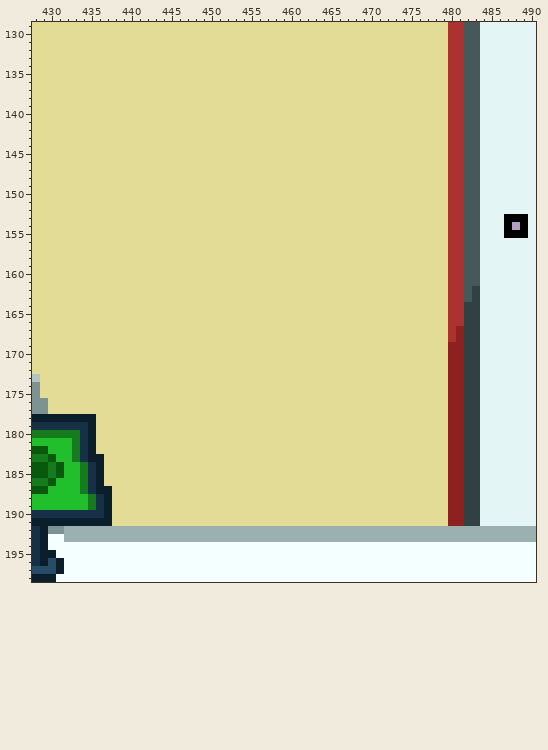
Edited in one commit: pixel-art file (Aseprite/Main Background/Convenience Store/ConvienceStoreAltB.aseprite). That is the earlier state.
512x288 pixels, 1 frame. Colours within 5 levels of each other are drawn and written as one. Shown: x 428..490, y 129..198.
Once edited:
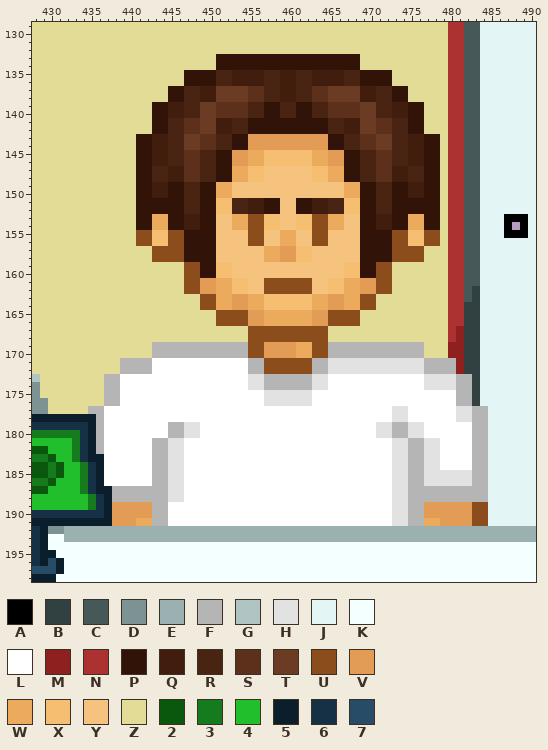
Palette (. is transparent): A #000000  B #314040  C #475858  D #7d9393  E #9bb1b1  F #b5b5b5  G #b0c4c4  H #e2e2e2  J #e3f5f5  K #f4ffff  L #ffffff  M #8e2020  N #ac3232  P #311407  Q #401d0d  R #4a2413  S #5d301b  T #6c3b24  U #8a4d1b  V #e39c55  W #ecaa5d  X #f5be71  Y #f5c37d  Z #e2dc97  2 #09580e  3 #167b1c  4 #22bf2c  5 #0b1e2c  6 #163145  7 #264c67
Difference:
layer "Layer 6" added
Changed rows in their new state; - is an unchanged pixel.
Layer "Layer 6":
first column x 435:
133 ----------------PPPPPPPPPPPPPPPPPP----------------
134 ----------------PPPPPPPPPPPPPPPPPP----------------
135 ------------PPPPRRQQQQRRQQRRQQQQRRPPPP------------
136 ------------PPPPRRQQQQRRQQRRQQQQRRPPPP------------
137 ----------PPRRQQTTTTSSRRQQRRSSTTTTQQRRPP----------
138 ----------PPRRQQTTTTSSRRQQRRSSTTTTQQRRPP----------
139 --------PPQQRRTTSSSSRRPPRRPPRRSSSSTTRRQQPP--------
140 --------PPQQRRTTSSSSRRPPRRPPRRSSSSTTRRQQPP--------
141 --------PPRRSSTTQQRRPPPPPPPPPPRRQQTTSSRRPP--------
142 --------PPRRSSTTQQRRPPPPPPPPPPRRQQTTSSRRPP--------
143 ------PPQQRRTTSSRRPPVVVVVVVVVVPPRRSSTTRRQQPP------
144 ------PPQQRRTTSSRRPPVVVVVVVVVVPPRRSSTTRRQQPP------
145 ------PPQQRRSSRRPPVVWWXXXXXXWWVVPPRRSSRRQQPP------
146 ------PPQQRRSSRRPPVVWWXXXXXXWWVVPPRRSSRRQQPP------
147 ------PPRRQQSSRRPPWWXXYYYYYYXXWWPPRRSSQQRRPP------
148 ------PPRRQQSSRRPPWWXXYYYYYYXXWWPPRRSSQQRRPP------
149 ------PPQQPPRRPPWWYYYYYYYYYYYYYYWWPPRRPPQQPP------
150 ------PPQQPPRRPPWWYYYYYYYYYYYYYYWWPPRRPPQQPP------
151 ------PPPPPPRRPPXXRRQQPPYYPPQQRRXXPPRRPPPPPP------
152 ------PPPPPPRRPPXXRRQQPPYYPPQQRRXXPPRRPPPPPP------
153 ------PPWWPPQQPPYYWWUUXXYYXXUUWWYYPPQQPPWWPP------
154 ------PPWWPPQQPPYYWWUUXXYYXXUUWWYYPPQQPPWWPP------
155 ------UUXXUUPPPPYYYYUUYYWWYYUUYYYYPPPPUUXXUU------
156 ------UUXXUUPPPPYYYYUUYYWWYYUUYYYYPPPPUUXXUU------
157 --------UUUUPPPPYYYYYYWWVVXXYYYYYYPPPPUUUU--------
158 --------UUUUPPPPYYYYYYWWVVXXYYYYYYPPPPUUUU--------
159 ------------UUPPXXYYYYYYYYYYYYYYXXPPUU------------
160 ------------UUPPXXYYYYYYYYYYYYYYXXPPUU------------
161 ------------UUVVWWXXYYUUUUUUYYXXWWVVUU------------
162 ------------UUVVWWXXYYUUUUUUYYXXWWVVUU------------
163 --------------UUWWVVWWXXXXXXWWVVWWUU--------------
164 --------------UUWWVVWWXXXXXXWWVVWWUU--------------
165 ----------------UUUUVVWWWWWWVVUUUU----------------
166 ----------------UUUUVVWWWWWWVVUUUU----------------
167 --------------------UUUUUUUUUU--------------------
168 --------------------UUUUUUUUUU--------------------
169 --------FFFFFFFFFFFFUUVVVVWWUUFFFFFFFFFFFF--------
170 --------FFFFFFFFFFFFUUVVVVWWUUFFFFFFFFFFFF--------
171 ----FFFFLLLLLLLLLLLLFFUUUUUUFFHHHHHHHHHHHHFFFF----
172 ----FFFFLLLLLLLLLLLLFFUUUUUUFFHHHHHHHHHHHHFFFF----
173 --FFLLLLLLLLLLLLLLLLHHFFFFFFHHLLLLLLLLLLLLHHHHFF--
174 --FFLLLLLLLLLLLLLLLLHHFFFFFFHHLLLLLLLLLLLLHHHHFF--
175 --FFLLLLLLLLLLLLLLLLLLHHHHHHLLLLLLLLLLLLLLLLLLFF--
176 --FFLLLLLLLLLLLLLLLLLLHHHHHHLLLLLLLLLLLLLLLLLLFF--
177 FFLLLLLLLLLLLLLLLLLLLLLLLLLLLLLLLLLLLLHHLLLLLLHHFF
178 -FLLLLLLLLLLLLLLLLLLLLLLLLLLLLLLLLLLLLHHLLLLLLHHFF
179 -FLLLLLLLLFFHHLLLLLLLLLLLLLLLLLLLLLLHHFFHHLLLLLLFF
180 -FLLLLLLLLFFHHLLLLLLLLLLLLLLLLLLLLLLHHFFHHLLLLLLFF
181 -FLLLLLLFFHHLLLLLLLLLLLLLLLLLLLLLLLLLLHHFFHHLLLLFF
182 -FLLLLLLFFHHLLLLLLLLLLLLLLLLLLLLLLLLLLHHFFHHLLLLFF
183 --LLLLLLFFHHLLLLLLLLLLLLLLLLLLLLLLLLLLHHFFHHLLLLFF
184 --LLLLLLFFHHLLLLLLLLLLLLLLLLLLLLLLLLLLHHFFHHLLLLFF
185 --LLLLLLFFHHLLLLLLLLLLLLLLLLLLLLLLLLLLHHFFHHHHHHFF
186 --LLLLLLFFHHLLLLLLLLLLLLLLLLLLLLLLLLLLHHFFHHHHHHFF
187 ---FFFFFFFHHLLLLLLLLLLLLLLLLLLLLLLLLLLHHFFFFFFFFFF
188 ---FFFFFFFHHLLLLLLLLLLLLLLLLLLLLLLLLLLHHFFFFFFFFFF
189 ---VVVVVFFLLLLLLLLLLLLLLLLLLLLLLLLLLLLHHFFVVVVVVUU
190 ---VVVVVFFLLLLLLLLLLLLLLLLLLLLLLLLLLLLHHFFVVVVVVUU
191 ---VVVWWFFLLLLLLLLLLLLLLLLLLLLLLLLLLLLHHFFWWVVVVUU
Where, in picture pixels (left, top, right, bottom), the same in both pictures:
changed: (88, 54, 488, 526)
